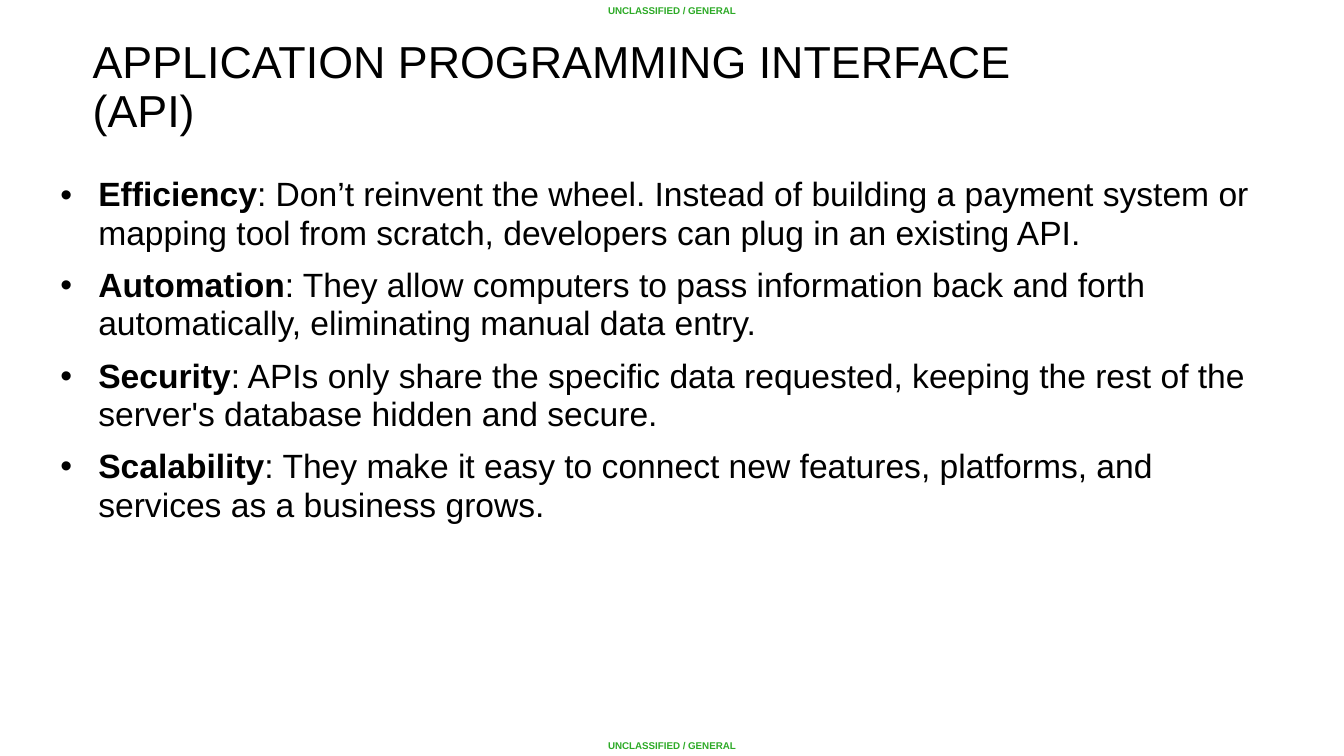
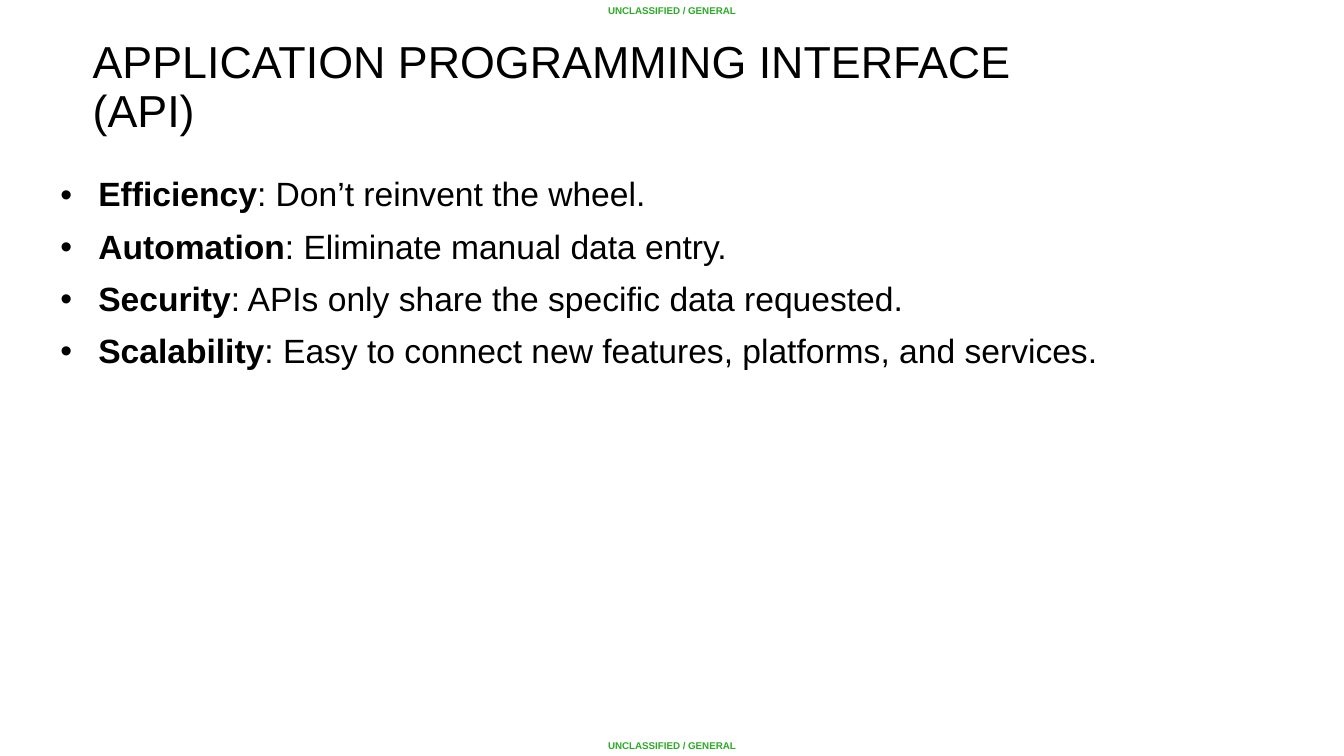
Before and after one commit to AC-Fab/summer-course, a slide deck: slide 16 of Python/Lesson 10 - HTTP and APIs/HTTP and APIs.pptx. Drawn at 1344x756 pixels with LibreOffice and Linux fonts; fonts in the diff are those of the drawing; background and template pictures are left out. Boxes give left, top, right and bottom in pixels: in the first picture for what was removed or moved away, otherwise in the second. Text is boxed around its words. In the diff, an @@ line names an element or a change of style, - is before the commit and + after.

Commit message:
updated server and class examples

```diff
--- a/Python/Lesson 10 - HTTP and APIs/HTTP and APIs.pptx
+++ b/Python/Lesson 10 - HTTP and APIs/HTTP and APIs.pptx
@@ text at <box>98,181,1098,370</box>: text changed @@
-• Efficiency: Don’t reinvent the wheel. Instead of building a payment system or mapping tool from scratch, developers can plug in an existing API.
-• Automation: They allow computers to pass information back and forth automatically, eliminating manual data entry.
-• Security: APIs only share the specific data requested, keeping the rest of the server's database hidden and secure.
-• Scalability: They make it easy to connect new features, platforms, and services as a business grows.
+• Efficiency: Don’t reinvent the wheel.
+• Automation: Eliminate manual data entry.
+• Security: APIs only share the specific data requested.
+• Scalability: Easy to connect new features, platforms, and services.
```
Also in this commit, not shown: 16 other slides changed, 2 other files.
